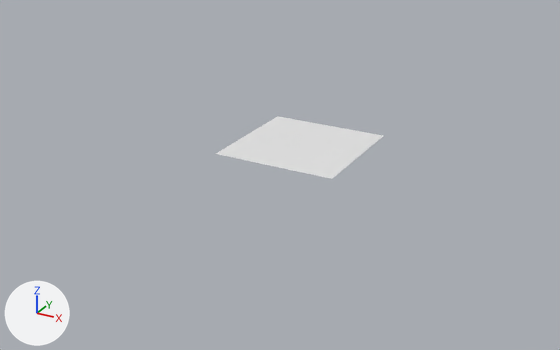
The Blender file BaseFramework 3D/Asset/Models/Tile/tile.blend, before and after one commit.
One viewpoint serves both versions: a 50 mm lens placed at (105.6, -206.7, 91.0), pointed at (-4.3, -6.8, -8.9). The axes (+X, +Y, +Z) are drawn at lower left. The lights are the same throughout. Materials are left out; every surface is plain grey.

The first picture shows '平面'.
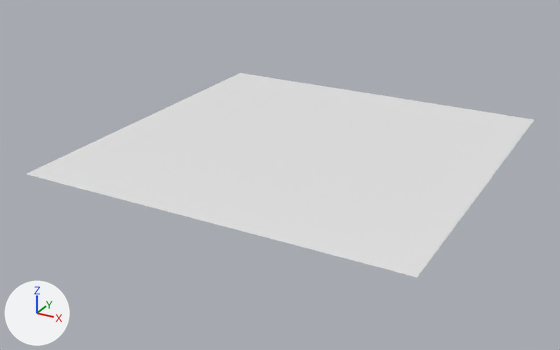
The newer file is also rescaled (x0.5) as a whole; pictures and numbers use the older file's frame.

Where the change shows, as pixel boxes (x1, y1, x2, y2) in the pictures (560 x 350 px):
'平面.007', added: after (263, 179, 468, 277)
'平面.003', added: after (134, 154, 331, 237)
'平面.001', added: after (332, 136, 506, 208)
'平面.006', added: after (27, 132, 214, 203)
'平面.008', added: after (384, 102, 534, 158)
'平面.002', added: after (116, 99, 277, 154)
'平面.004', added: after (279, 87, 424, 136)
'平面.005', added: after (186, 73, 326, 116)

Diff of the bpy script that builds the scene:
```diff
--- a/BaseFramework 3D/Asset/Models/Tile/tile.blend.py
+++ b/BaseFramework 3D/Asset/Models/Tile/tile.blend.py
@@ me_平面_008 @@
+me_平面_008.from_pydata([(-1.0, -1.0, 0.0), (1.0, -1.0, 0.0), (-1.0, 1.0, 0.0), (1.0, 1.0, 0.0)], [], [(0, 1, 3, 2)])
@@ me_平面_007 @@
+me_平面_007.from_pydata([(-1.0, -1.0, 0.0), (1.0, -1.0, 0.0), (-1.0, 1.0, 0.0), (1.0, 1.0, 0.0)], [], [(0, 1, 3, 2)])
@@ me_平面_006 @@
+me_平面_006.from_pydata([(-1.0, -1.0, 0.0), (1.0, -1.0, 0.0), (-1.0, 1.0, 0.0), (1.0, 1.0, 0.0)], [], [(0, 1, 3, 2)])
@@ me_平面_005 @@
+me_平面_005.from_pydata([(-1.0, -1.0, 0.0), (1.0, -1.0, 0.0), (-1.0, 1.0, 0.0), (1.0, 1.0, 0.0)], [], [(0, 1, 3, 2)])
@@ me_平面_004 @@
+me_平面_004.from_pydata([(-1.0, -1.0, 0.0), (1.0, -1.0, 0.0), (-1.0, 1.0, 0.0), (1.0, 1.0, 0.0)], [], [(0, 1, 3, 2)])
@@ me_平面_003 @@
+me_平面_003.from_pydata([(-1.0, -1.0, 0.0), (1.0, -1.0, 0.0), (-1.0, 1.0, 0.0), (1.0, 1.0, 0.0)], [], [(0, 1, 3, 2)])
@@ me_平面_002 @@
+me_平面_002.from_pydata([(-1.0, -1.0, 0.0), (1.0, -1.0, 0.0), (-1.0, 1.0, 0.0), (1.0, 1.0, 0.0)], [], [(0, 1, 3, 2)])
@@ me_平面_001 @@
+me_平面_001.from_pydata([(-1.0, -1.0, 0.0), (1.0, -1.0, 0.0), (-1.0, 1.0, 0.0), (1.0, 1.0, 0.0)], [], [(0, 1, 3, 2)])
@@ ob_平面_008 @@
+ob_平面_008 = bpy.data.objects.new('平面.008', me_平面_008)
+ob_平面_008.location = (40.0, 40.0, 0.0)
+ob_平面_008.scale = (20.0, 20.0, 20.0)
@@ ob_平面_007 @@
+ob_平面_007 = bpy.data.objects.new('平面.007', me_平面_007)
+ob_平面_007.location = (40.0, -40.0, 0.0)
+ob_平面_007.scale = (20.0, 20.0, 20.0)
@@ ob_平面_006 @@
+ob_平面_006 = bpy.data.objects.new('平面.006', me_平面_006)
+ob_平面_006.location = (-40.0, -40.0, 0.0)
+ob_平面_006.scale = (20.0, 20.0, 20.0)
@@ ob_平面_005 @@
+ob_平面_005 = bpy.data.objects.new('平面.005', me_平面_005)
+ob_平面_005.location = (-40.0, 40.0, 0.0)
+ob_平面_005.scale = (20.0, 20.0, 20.0)
@@ ob_平面_004 @@
+ob_平面_004 = bpy.data.objects.new('平面.004', me_平面_004)
+ob_平面_004.location = (0.0, 40.0, 0.0)
+ob_平面_004.scale = (20.0, 20.0, 20.0)
@@ ob_平面_003 @@
+ob_平面_003 = bpy.data.objects.new('平面.003', me_平面_003)
+ob_平面_003.location = (0.0, -40.0, 0.0)
+ob_平面_003.scale = (20.0, 20.0, 20.0)
@@ ob_平面_002 @@
+ob_平面_002 = bpy.data.objects.new('平面.002', me_平面_002)
+ob_平面_002.location = (-40.0, 0.0, 0.0)
+ob_平面_002.scale = (20.0, 20.0, 20.0)
@@ ob_平面_001 @@
+ob_平面_001 = bpy.data.objects.new('平面.001', me_平面_001)
+ob_平面_001.location = (40.0, 0.0, 0.0)
+ob_平面_001.scale = (20.0, 20.0, 20.0)
```
